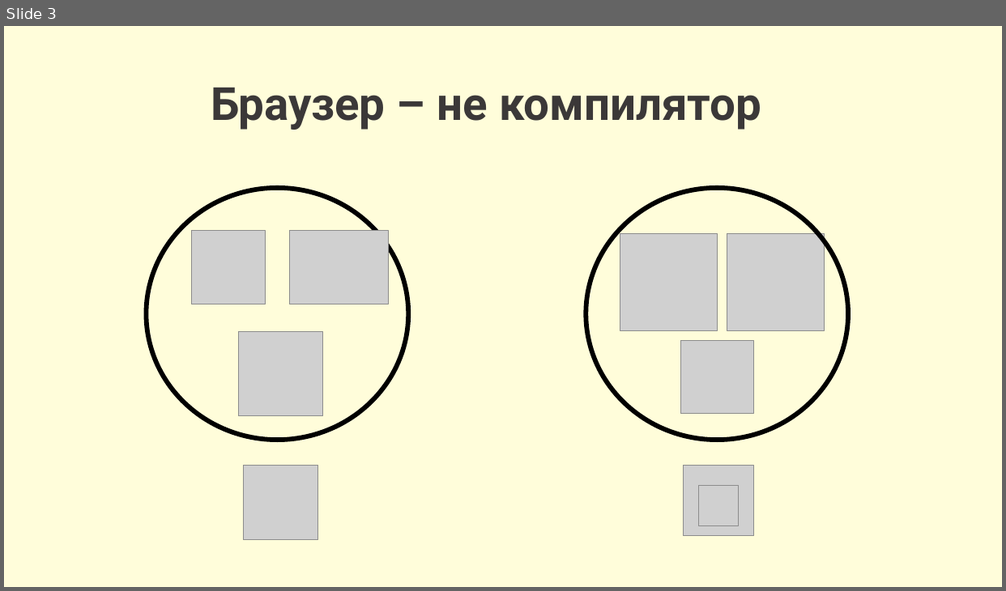
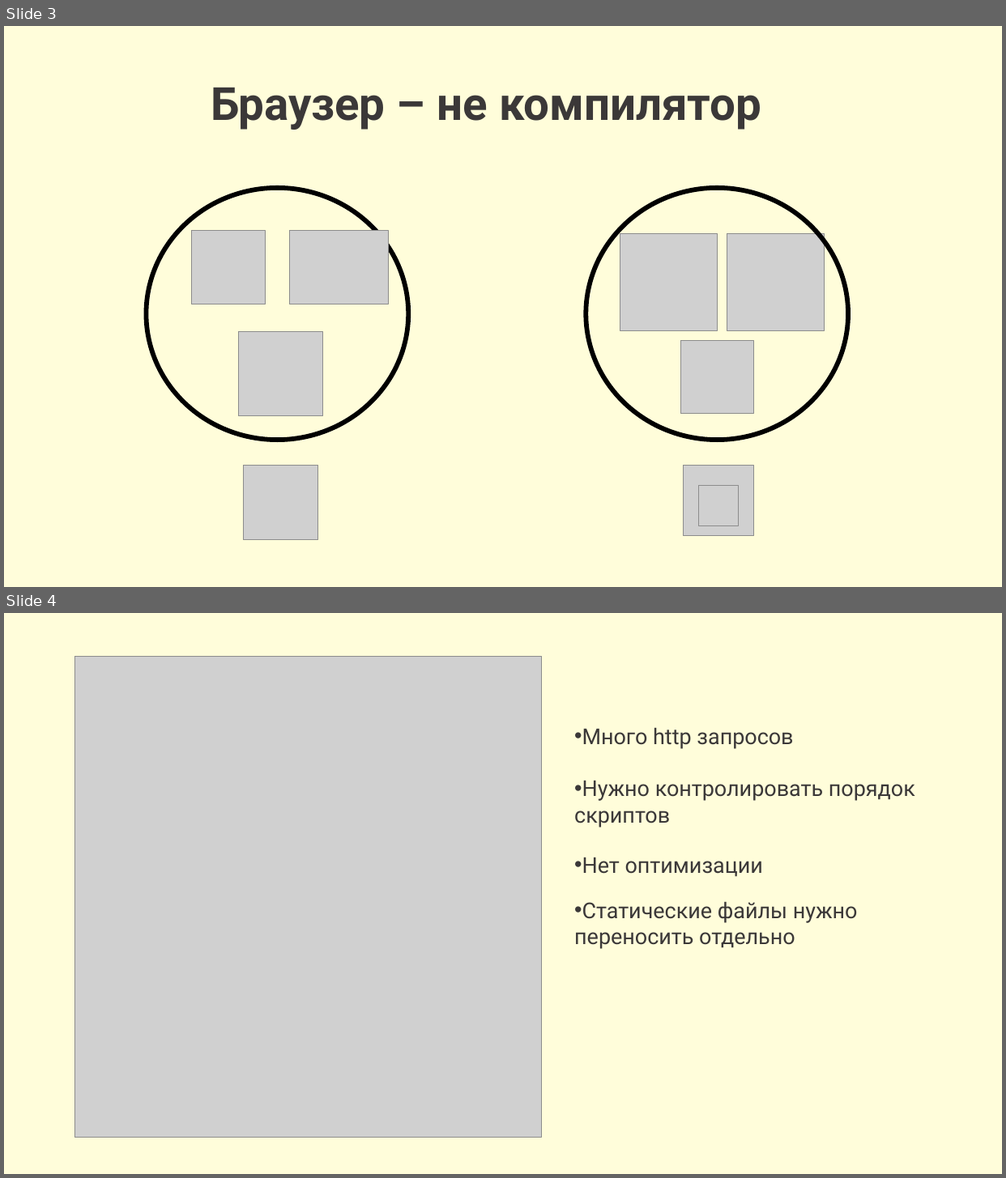
Before and after one commit to kheruvimovv/obsidian-vault, a slide deck: my-brain/Лекция GS/Сборка Angular приложения.pptx. Shown one above the other, each under a label of ours: slide 3 before the commit, slides 3 and 4 after it. The pictures are 1006x591 and 1006x1178 pixels, drawn with LibreOffice and Linux fonts; fonts in the diff are those of the drawing; grey boxes stand for pictures. Boxes give left, top, right and bottom in pixels: in the first picture for what was removed or moved away, otherwise in the second. Text is boxed around its words. In the diff, an @@ line names an element or a change of style, - is before the commit and + after.

```diff
--- a/my-brain/Лекция GS/Сборка Angular приложения.pptx
+++ b/my-brain/Лекция GS/Сборка Angular приложения.pptx
@@ slide 4 added at (4, 613, 1002, 1174), background #FFFDDA @@
@@ picture added at (75, 657, 543, 1138) @@
@@ text added at (582, 727, 793, 749), 21 pt, text #3B3838 @@
+• Много http запросов
@@ text added at (574, 781, 915, 828), 21 pt, text #3B3838 @@
+• Нужно контролировать порядок скриптов
@@ text added at (582, 858, 763, 877), 21 pt, text #3B3838 @@
+• Нет оптимизации
@@ text added at (574, 901, 858, 949), 21 pt, text #3B3838 @@
+• Статические файлы нужно переносить отдельно
```
Also in this commit, not shown: 1 slide changed, 3 other slides added, 6 other files.
